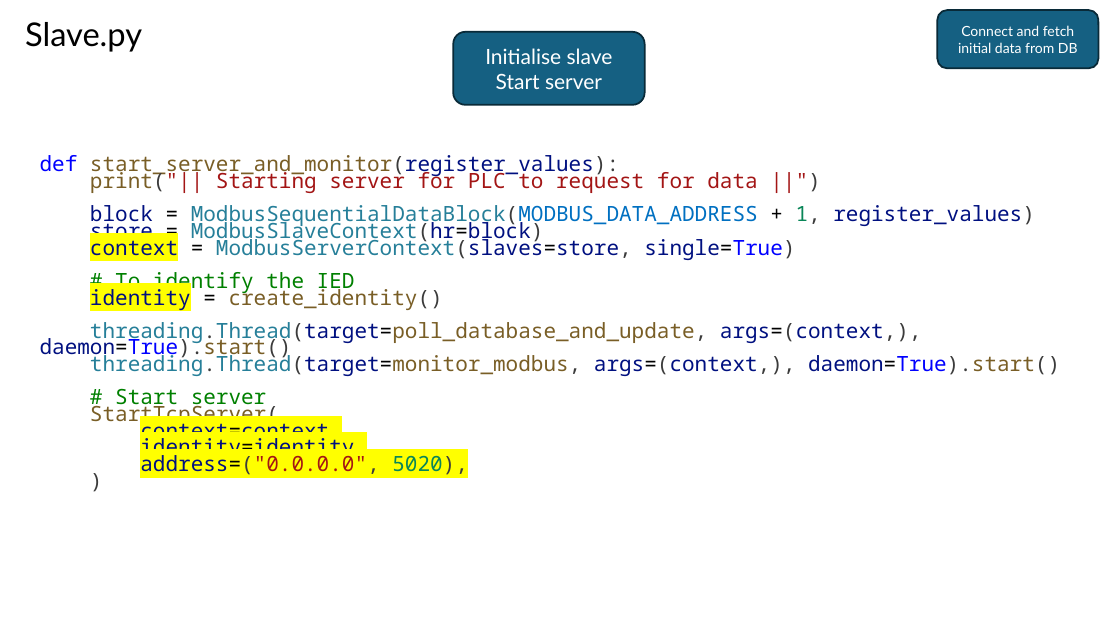
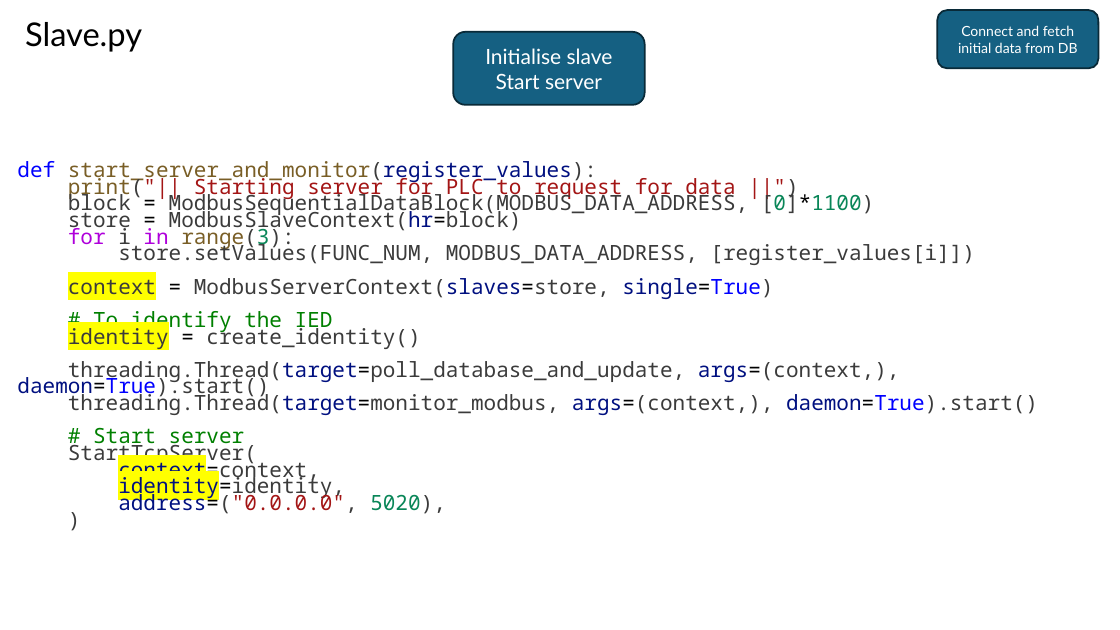
Before and after one commit to DanzaSeah/Intern, a slide deck: slide 3 of slave_client.pptx. Drawn at 1120x630 pixels with LibreOffice and Linux fonts; fonts in the diff are those of the drawing. Boxes give left, top, right and bottom in pixels: in the first picture for what was removed or moved away, otherwise in the second. Text is boxed around its words. In the diff, an @@ line names an element or a change of style, - is before the commit and + after.

```diff
--- a/slave_client.pptx
+++ b/slave_client.pptx
@@ text "def start_server_and_monitor(register_values):": place and size @@
-text "def start_server_and_monitor(register_values):" at (40, 155, 1060, 475)
+text "def start_server_and_monitor(register_values):" at (17, 161, 1038, 514)
@@ text at (68, 191, 975, 301): text changed; text colour #267F99 to #3B3B3B @@
-block = ModbusSequentialDataBlock(MODBUS_DATA_ADDRESS + 1, register_values)
-store = ModbusSlaveContext(hr=block)
-context = ModbusServerContext(slaves=store, single=True)
+block = ModbusSequentialDataBlock(MODBUS_DATA_ADDRESS, [0]*1100)
+store = ModbusSlaveContext(hr=block)
+for i in range(3):
+store.setValues(FUNC_NUM, MODBUS_DATA_ADDRESS, [register_values[i]])
+context = ModbusServerContext(slaves=store, single=True)
@@ text at (17, 324, 1038, 514): text colour #001080 to #3B3B3B in "identity", "args=(context,),", "args=(context,),", "context=context," and 1 more places; text colour #795E26 to #3B3B3B in "create_identity()", "threading.Thread(target=poll_database_and_update, daemon=Tru ...", "threading.Thread(target=monitor_modbus, daemon=True).start()", "StartTcpServer("; text colour #267F99 to #3B3B3B in "threading.Thread(target=poll_database_and_update,", "threading.Thread(target=monitor_modbus,"; highlight #FFFF00 to none in "context=context,", "identity=identity,", "address=("0.0.0.0", 5020)," @@
```
Also in this commit, not shown: 1 other file.
